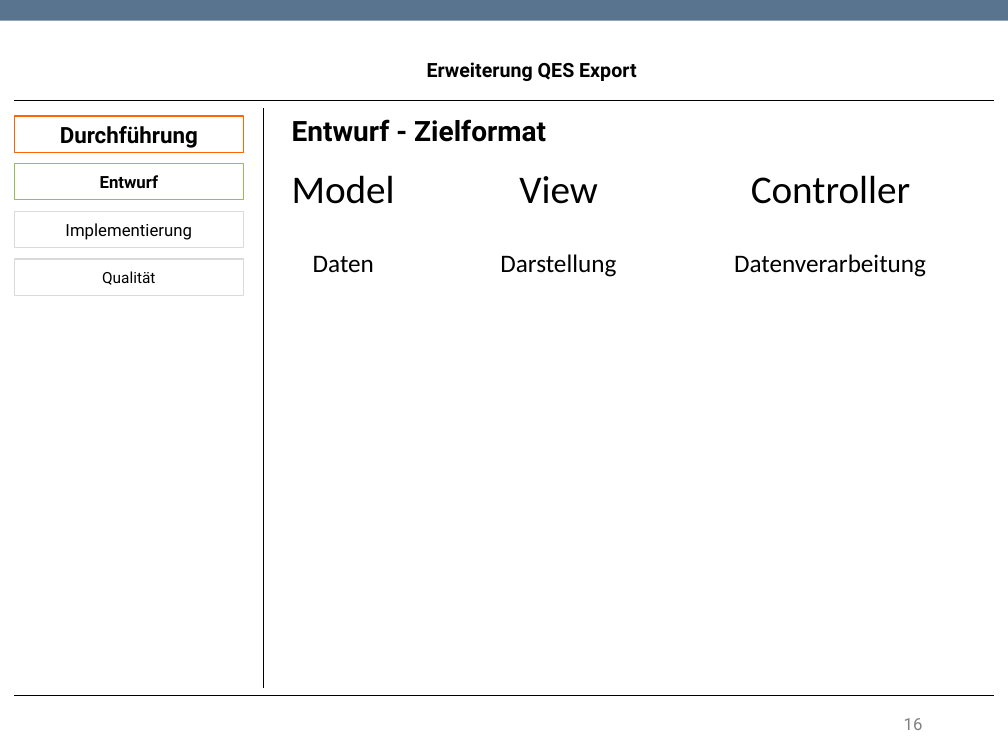
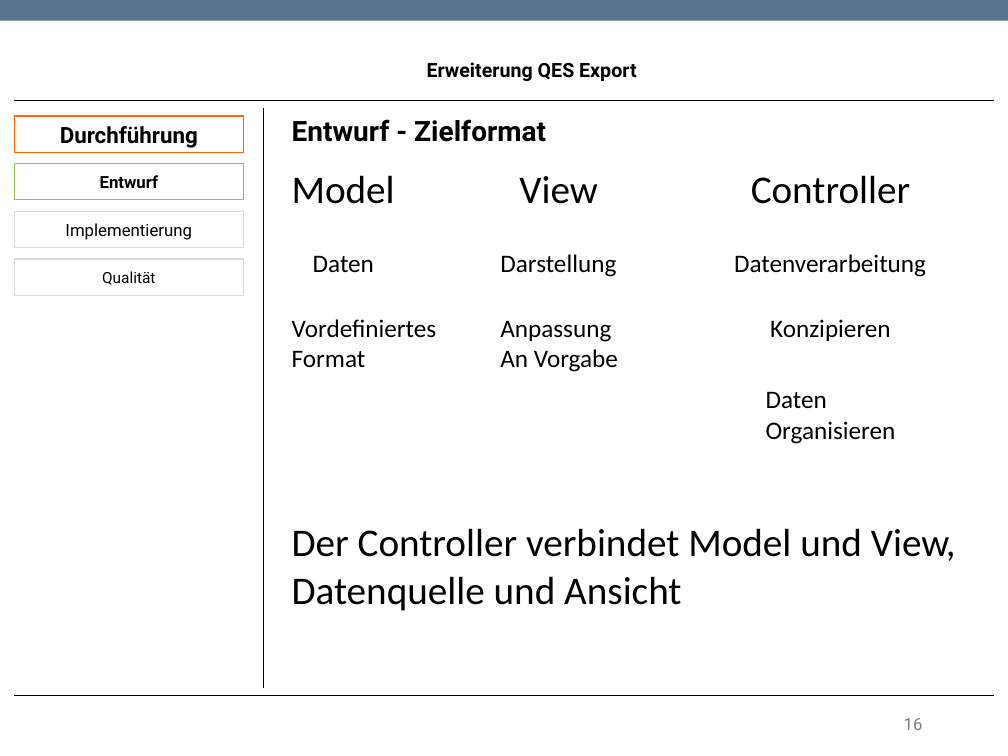
Before and after one commit to TwoHorus/dbExelExportLaravel, a slide deck: slide 16 of DOC/Fachgespraech.pptx. Drawn at 1008x756 pixels with LibreOffice and Linux fonts; fonts in the diff are those of the drawing; background and template pictures are left out. Boxes give left, top, right and bottom in pixels: in the first picture for what was removed or moved away, otherwise in the second. Text is boxed around its words. In the diff, an @@ line names an element or a change of style, - is before the commit and + after.

```diff
--- a/DOC/Fachgespraech.pptx
+++ b/DOC/Fachgespraech.pptx
@@ text added at [292,319,437,368], 18 pt, text #000000 @@
+Vordefiniertes
+Format
@@ text added at [500,320,618,372], 18 pt, text #000000 @@
+Anpassung
+An Vorgabe
@@ text added at [770,319,891,341], 18 pt, text #000000 @@
+Konzipieren
@@ text added at [766,391,896,444], 18 pt, text #000000 @@
+Daten
+Organisieren
@@ text added at [292,528,956,611], 28 pt, text #000000 @@
+Der Controller verbindet Model und View,
+Datenquelle und Ansicht
```
Also in this commit, not shown: 2 slides added.
